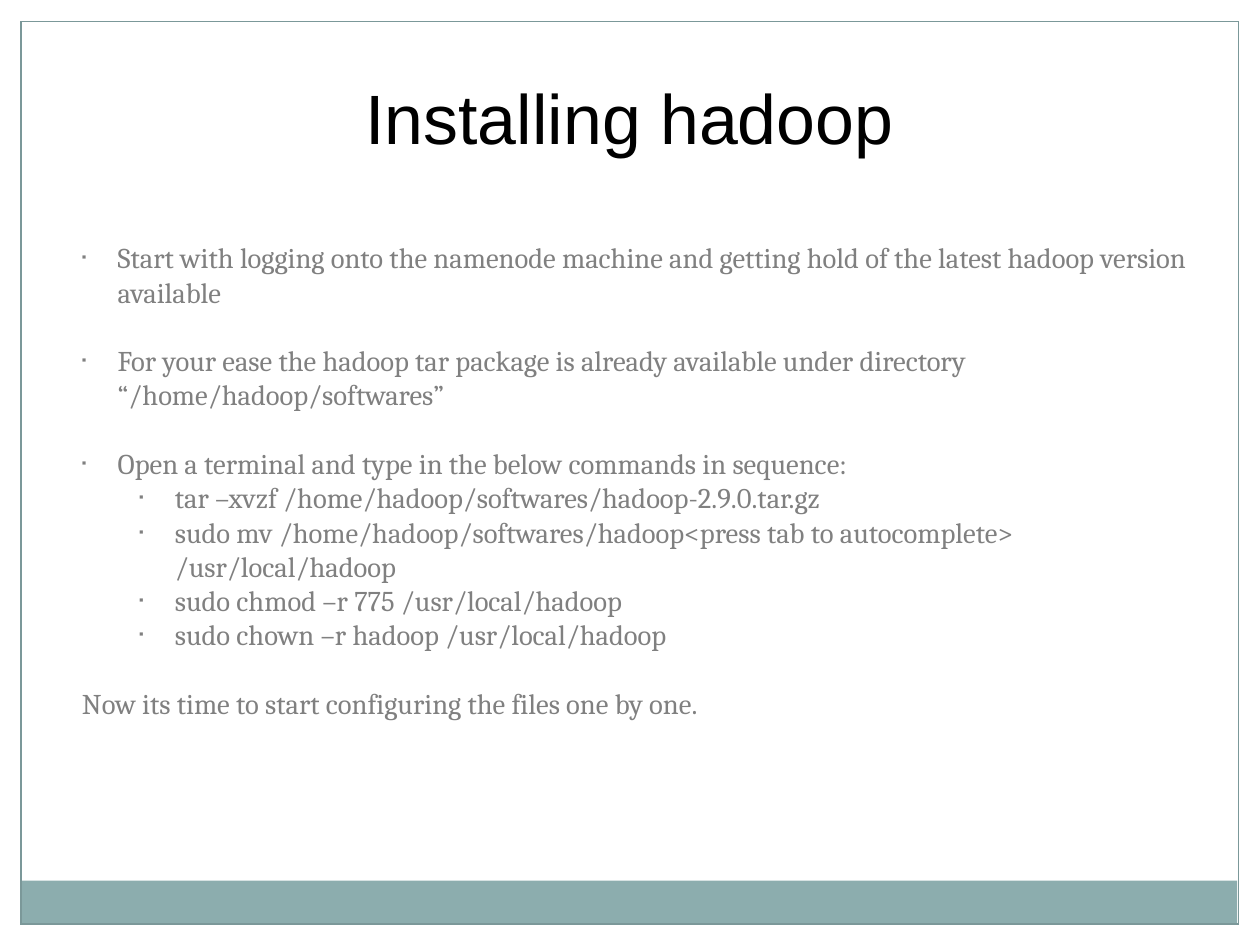
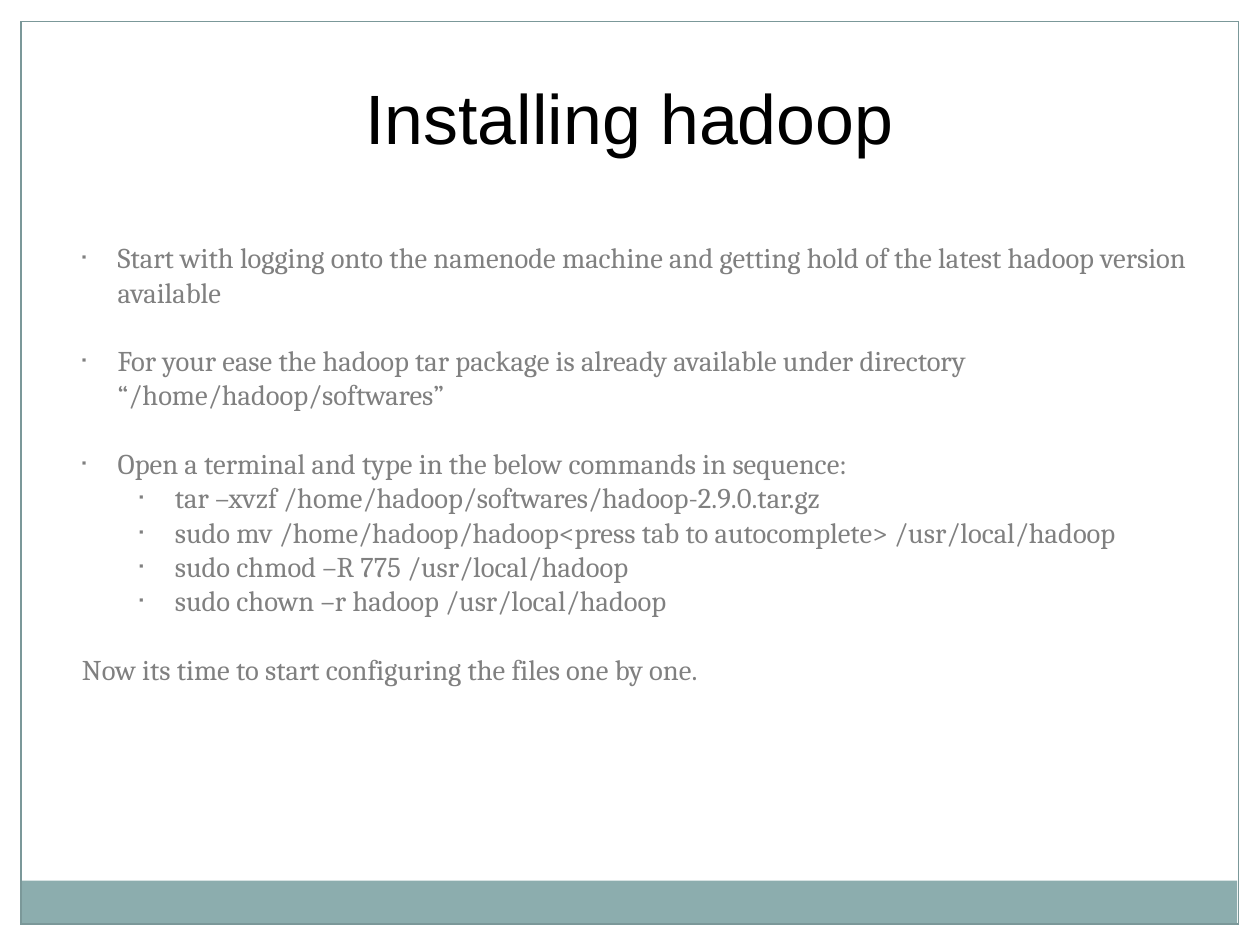
Before and after one commit to saranshsk/bigdata, a slide deck: slide 2 of diy-hadoop-setup.pptx. Drawn at 1260x945 pixels with LibreOffice and Linux fonts; fonts in the diff are those of the drawing. Boxes give left, top, right and bottom in pixels: in the first picture for what was removed or moved away, otherwise in the second. Text is boxed around its words. In the diff, an @@ line names an element or a change of style, - is before the commit and + after.

```diff
--- a/diy-hadoop-setup.pptx
+++ b/diy-hadoop-setup.pptx
@@ text at [175, 523, 1115, 583]: text changed @@
-  ▪ sudo mv /home/hadoop/softwares/hadoop<press tab to autocomplete> /usr/local/hadoop
-  ▪ sudo chmod –r 775 /usr/local/hadoop
+  ▪ sudo mv /home/hadoop/hadoop<press tab to autocomplete> /usr/local/hadoop
+  ▪ sudo chmod –R 775 /usr/local/hadoop
```
Also in this commit, not shown: 4 other slides changed, 2 slides added, 1 other file.
